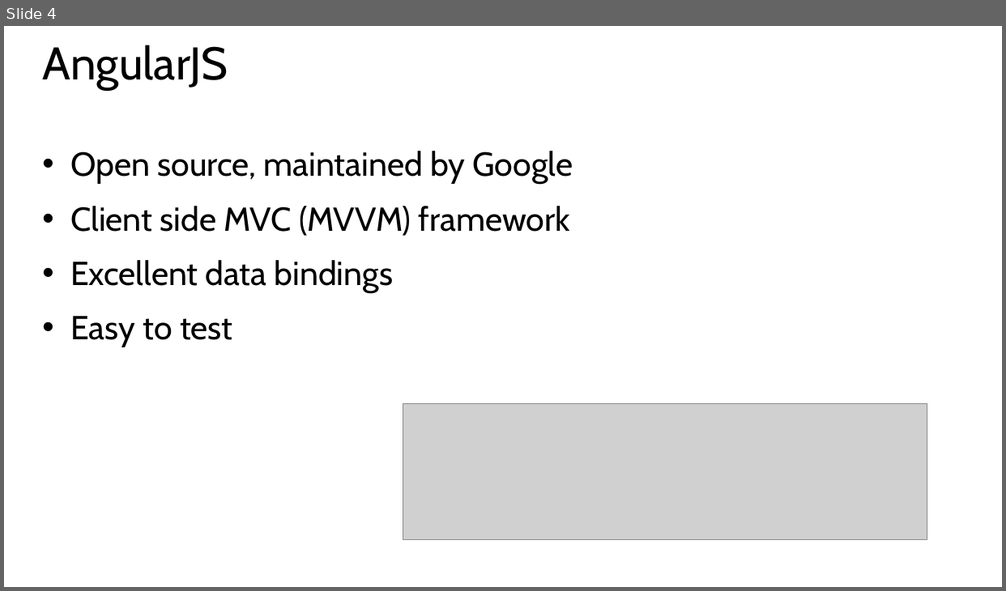
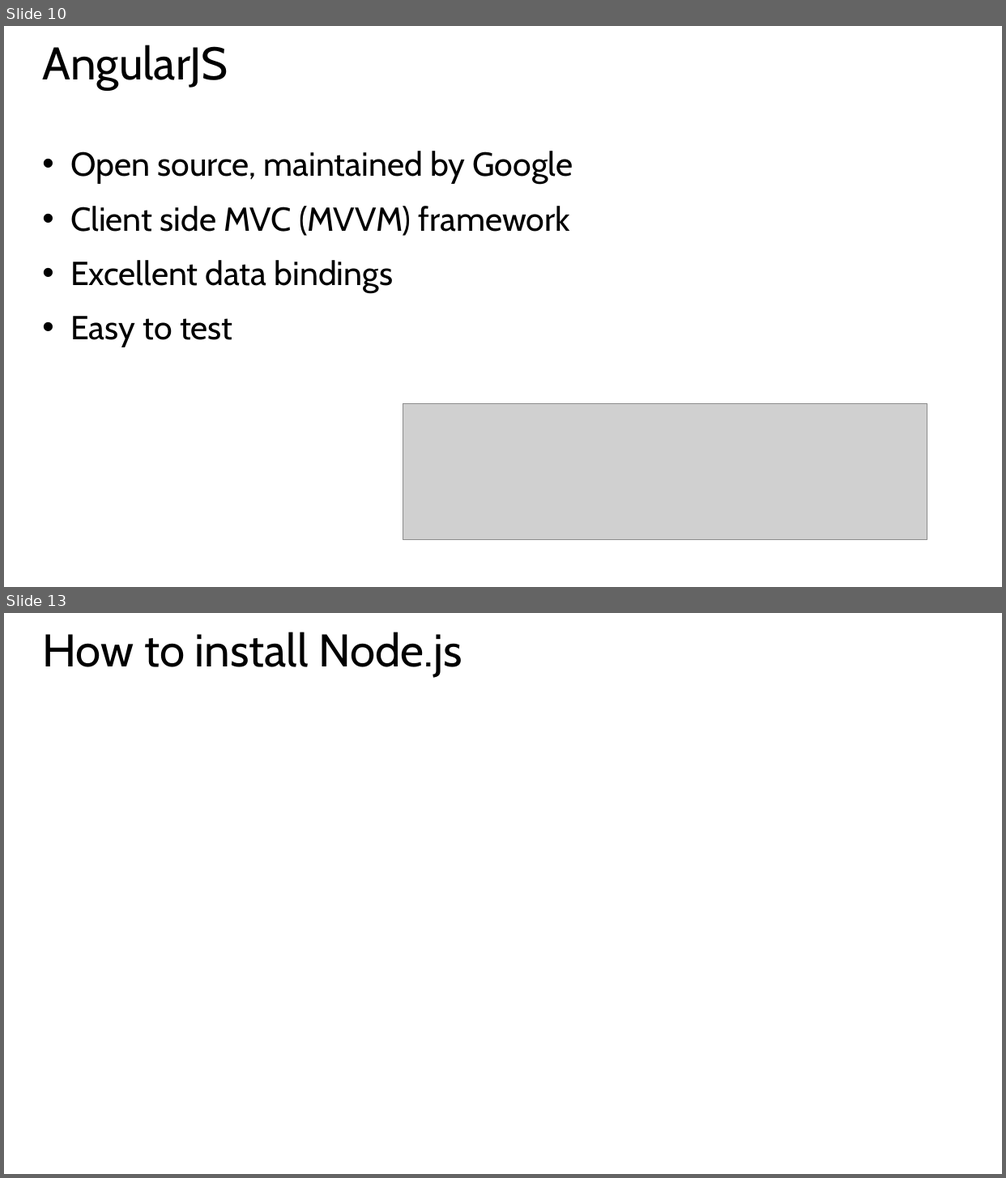
Before and after one commit to hwz/chirp, a slide deck: slides/module1.pptx. Shown one above the other, each under a label of ours: slide 4 before the commit, slides 10 and 13 after it; the slides between them are not shown. The pictures are 1006x591 and 1006x1178 pixels, drawn with LibreOffice and Linux fonts; fonts in the diff are those of the drawing; grey boxes stand for pictures. Boxes give left, top, right and bottom in pixels: in the first picture for what was removed or moved away, otherwise in the second. Text is boxed around its words. In the diff, an @@ line names an element or a change of style, - is before the commit and + after.

```diff
--- a/slides/module1.pptx
+++ b/slides/module1.pptx
@@ slide 13 added at bbox=[4, 613, 1002, 1174], background #FFFFFF @@
@@ title added at bbox=[43, 632, 462, 677], 44 pt, text #000000 @@
+How to install Node.js
@@ what was slide 4 is now slide 10 @@
```
Also in this commit, not shown: 1 slide changed, 12 other slides added, 5 other files.
